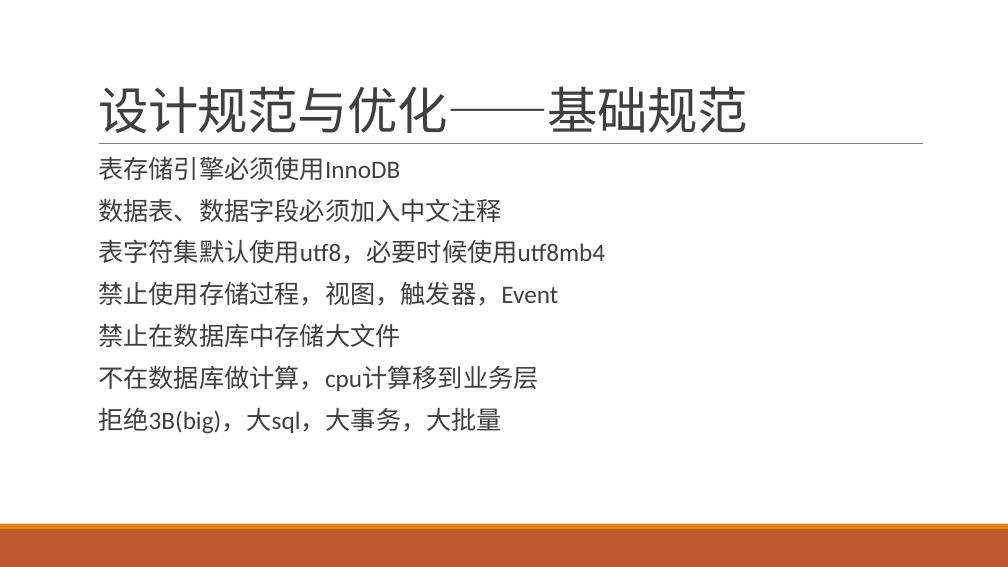
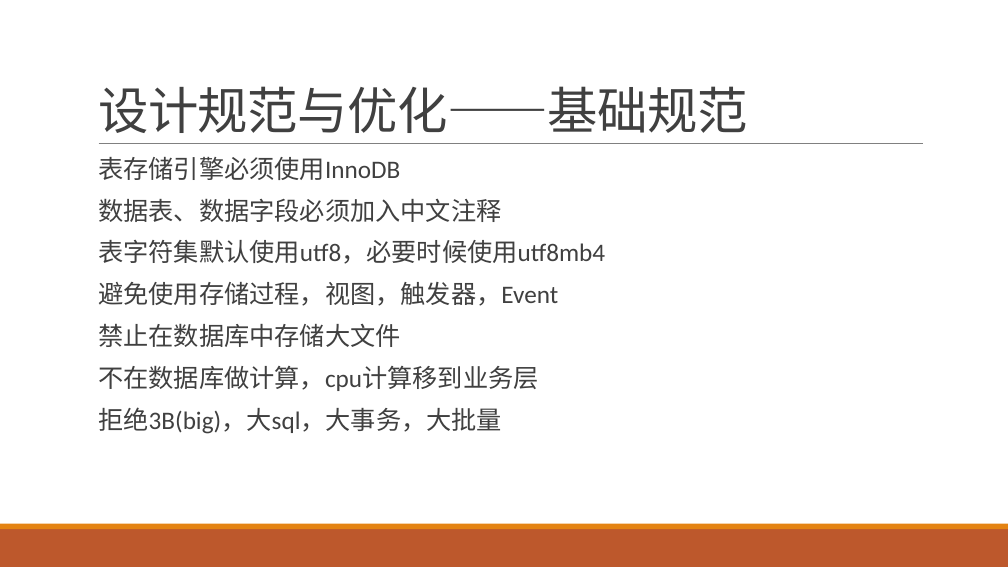
Before and after one commit to jaspone/notes, a slide deck: slide 14 of mysql分享.pptx (slide 16 before the commit). Drawn at 1008x567 pixels with LibreOffice and Linux fonts; fonts in the diff are those of the drawing. Boxes give left, top, right and bottom in pixels: in the first picture for what was removed or moved away, otherwise in the second. Text is boxed around its words. In the diff, an @@ line names an element or a change of style, - is before the commit and + after.

```diff
--- a/mysql分享.pptx
+++ b/mysql分享.pptx
@@ text at box(98, 282, 558, 306): text changed @@
-  禁止使用存储过程，视图，触发器，Event
+  避免使用存储过程，视图，触发器，Event
```
Also in this commit, not shown: 3 other slides changed, 1 slide added, 2 slides removed.
